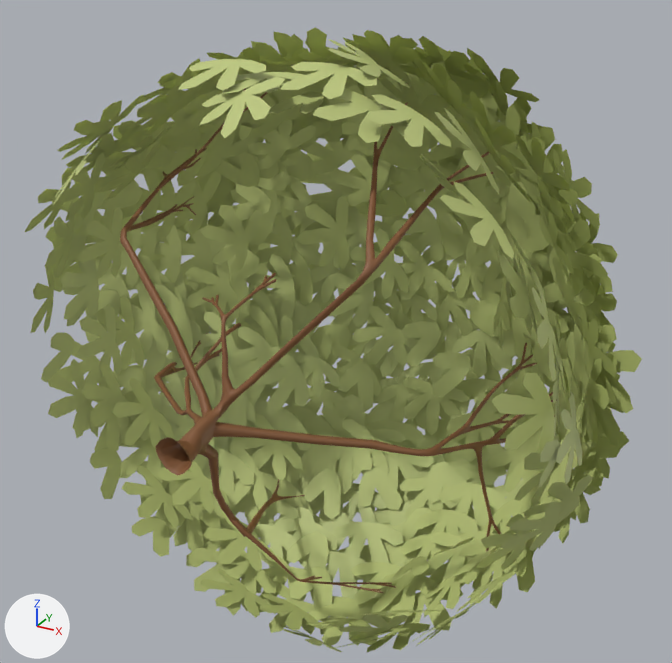
Before and after pictures for a commit that changed the FBX model Assets/Resources/Models/PRIM/VEGETATION/small_tree.fbx.
Both versions are drawn from a 50 mm lens placed at (0.973, -1.224, 0.908), pointed at (-0.039, 0.615, -0.011). The lights are fixed; the arrows at lower left show +X, +Y and +Z. Mesh edges are drawn as thin lines on the coarser meshes.

The scene before the commit, as lines of its bpy script (objects in view):
```python
me_mesh_007 = bpy.data.meshes.new('Mesh.007')
me_mesh_007.from_pydata(...)  # 33870 vertices, 26931 faces; spans x -0.769..0.703, y -0.001..1.235, z -0.735..0.709
# faces by material slot: [6534, 20397]
me_mesh_007.materials.append(mat_sla_bushatrunk_001)  # brown #855936
me_mesh_007.materials.append(mat_sla_leavesbushalightgreen_001)  # green #bcc67c
ob_small_tree = bpy.data.objects.new('small_tree', me_mesh_007)
ob_small_tree.location = (0.0, 0.0, 0.0)
```
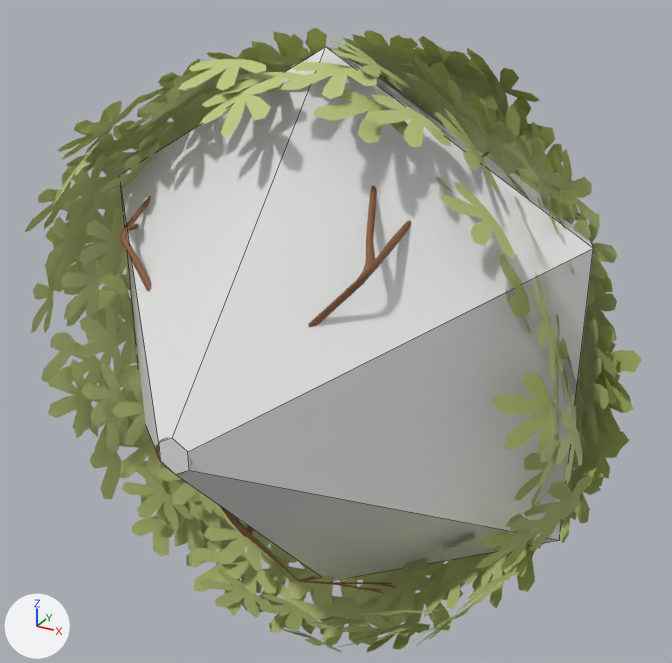
What changed in the scene script:
```text
Add me_c_small_tree:
    me_c_small_tree.from_pydata(...)  # 24 vertices, 20 faces; spans x -0.585..0.585, y -0.001..1.194, z -0.676..0.676
Add ob_c_small_tree:
    ob_c_small_tree = bpy.data.objects.new('c_small_tree', me_c_small_tree)
    ob_c_small_tree.location = (0.0, 0.0, 0.0)
```

Boxes (x1, y1, x2, y2) around the edits, measured in the pictures (672 x 663 px):
'c_small_tree', added
    after: (120, 47, 593, 580)
